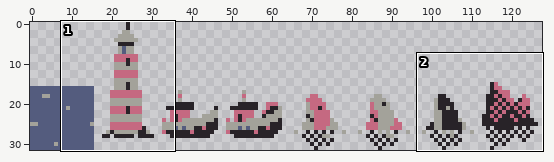
Edited in one commit: sprite sheet (assets/sprites/sprites.png). The first picture is a wide view before the edit; the outline marks the close-up.
Close-up. The starting point:
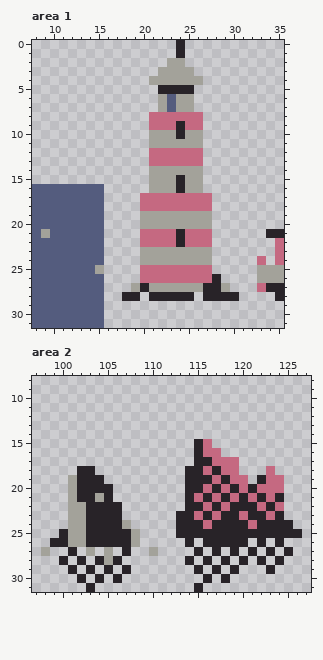
The file is 128x32 pixels. Shown: area 1: x 8..35, y 0..31; area 2: x 97..127, y 8..31. The old version is drawn lined up with the new one.
The result:
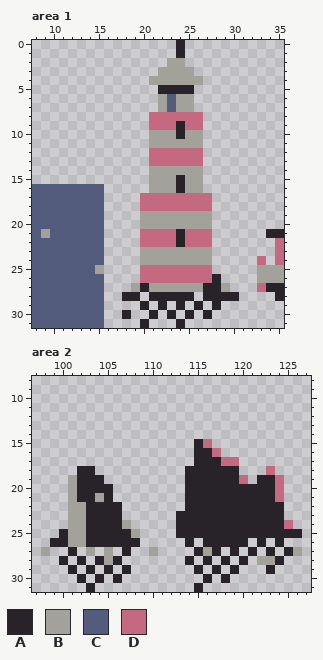
Palette (. is transparent): A #282328  B #a3a29a  C #545c7e  D #c56981
Edits made:
drawings rearranged on the sheet (the old picture shows each at its new place)
Changed rows in their new state; - is an unchanged pixel.
Area 1:
first column x 18:
29 --A-A-A-A-A
30 A--A-A-A-A-
31 --A---A----
Area 2:
first column x 108:
16 --------A----------
17 ---------A---------
18 --------A-AA-------
19 ---------A-A---A---
20 --------A-A-A-AA---
21 -------A-A-A-A-AD--
22 --------A-A---A-A--
23 -------A-A--A--A---
24 --------A----A---D-
26 A------------------
27 --------B---------B
28 --------------BB---
